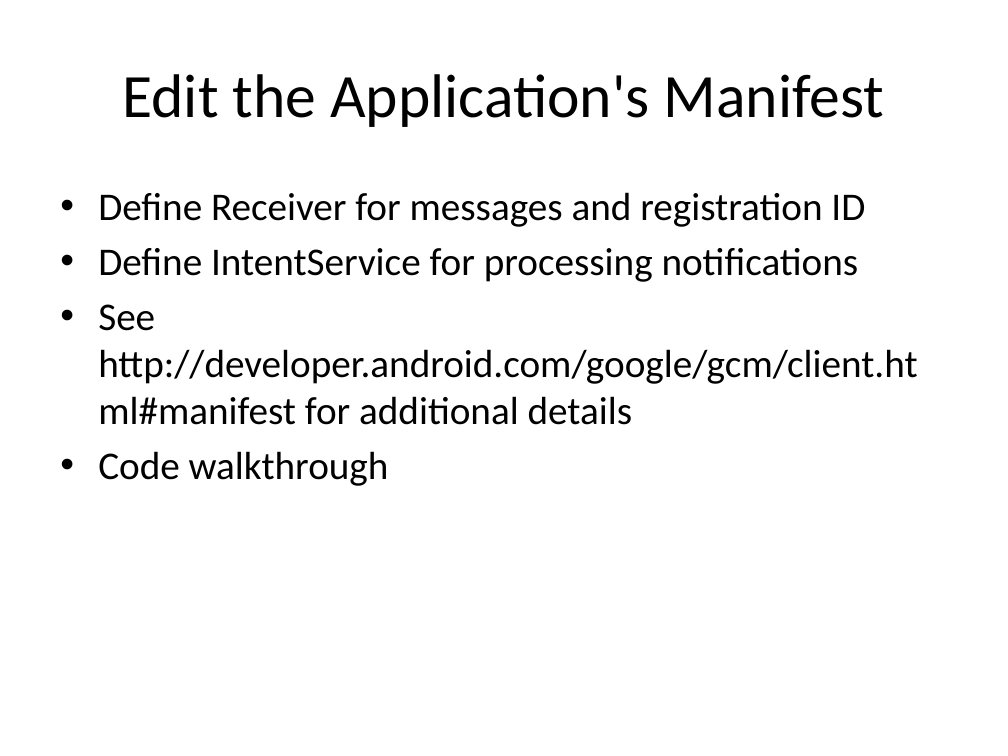
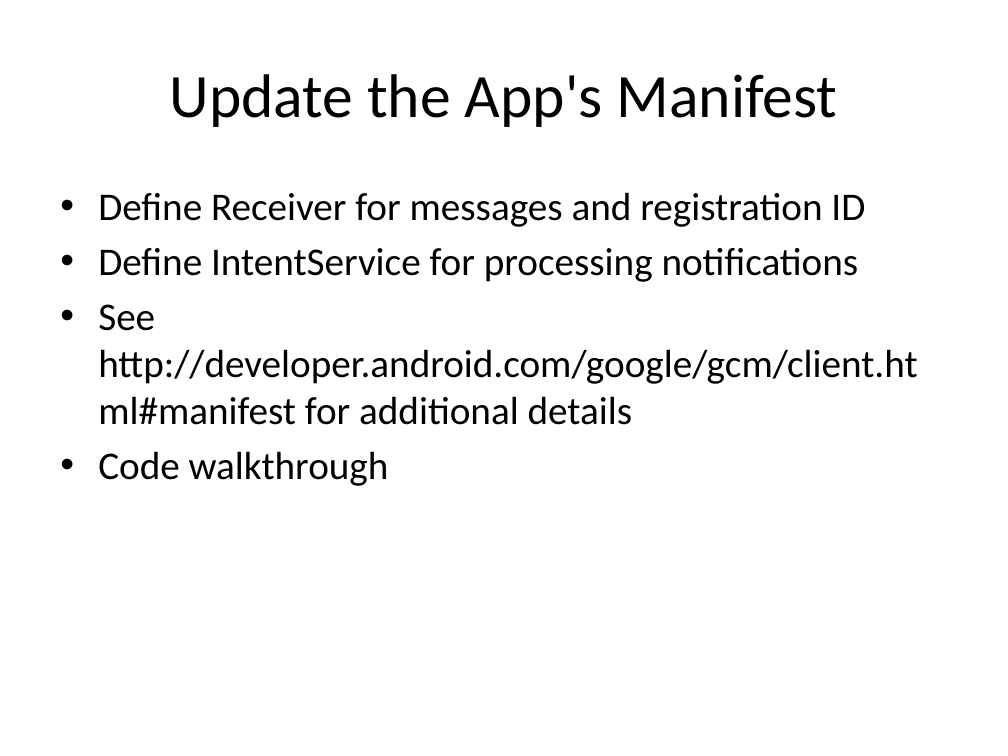
Before and after one commit to LeadingEDJE/MobilePushNotification, a slide deck: slide 17 of Implementing Push Notification in Android.pptx. Drawn at 1008x756 pixels with LibreOffice and Linux fonts; fonts in the diff are those of the drawing; background and template pictures are left out. Boxes give left, top, right and bottom in pixels: in the first picture for what was removed or moved away, otherwise in the second. Text is boxed around its words. In the diff, an @@ line names an element or a change of style, - is before the commit and + after.

Commit message:
Increased size of notification text fields in MainActivity, changed API levels in manifest to 17 and 19, updated presentation for Columbus Code Camp.

```diff
--- a/Implementing Push Notification in Android.pptx
+++ b/Implementing Push Notification in Android.pptx
@@ title at (170, 74, 837, 127): text changed @@
-Edit the Application's Manifest
+Update the App's Manifest
```
Also in this commit, not shown: 5 other slides changed, 2 other files.
